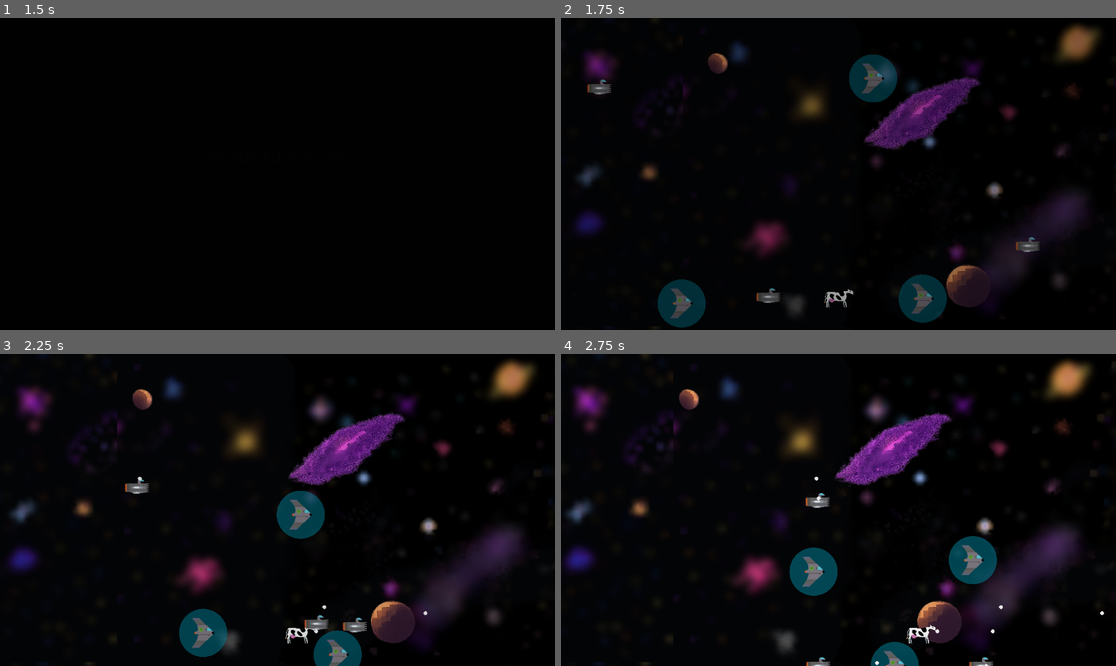
Above: before the commit, frames 1-4 (two rows, left to right).
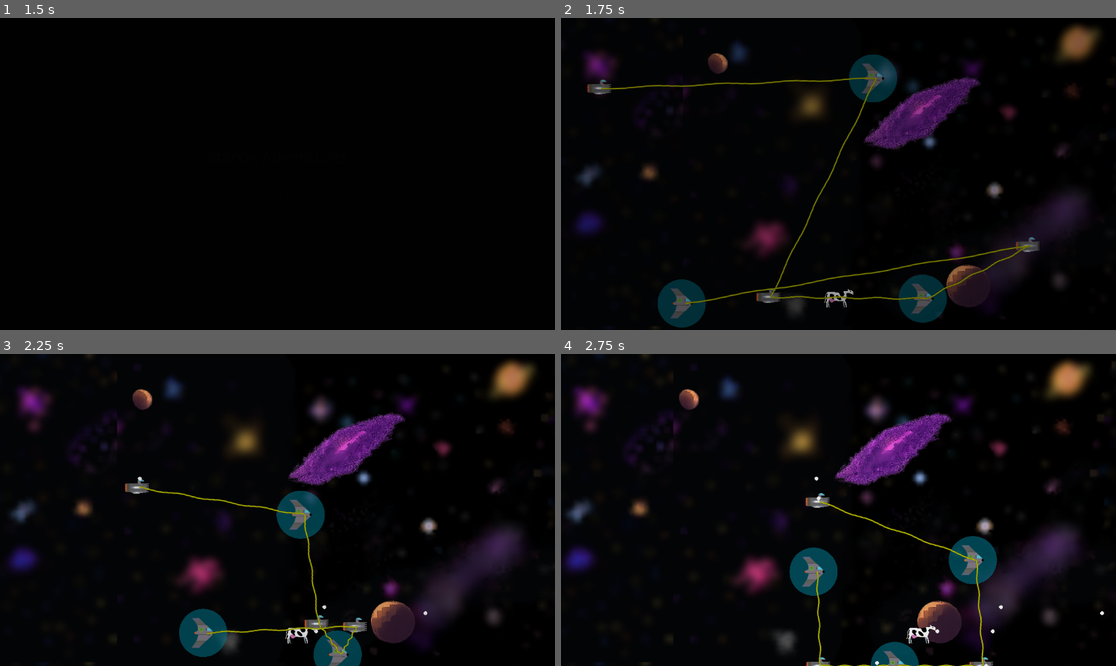
Above: after the commit, the same moments.

Repository: tfmertz/gamedevtv-jam-2026
Game: Godot game, scene res://scene/main.tscn
The game is run twice, just before and just after one commit, with the same random seed, the same clock (stepped at 60 frames per second) and the same inputs.
Inputs:
- Up to frame 1 (1.5 s): click "START" at 0.5 s; click "START" at 1.25 s
- Up to frame 2 (1.75 s): no input
- Up to frame 3 (2.25 s): tap Enter at 2 s; hold D (move_right) from 2.03 s (still down); tap F (cycle_formation) at 2.1 s
- Up to frame 4 (2.75 s): keep holding D (move_right)

Frame 1 is identical in both runs. In frame 2, 1.1% of the frame differs, in the area x 7-85%, y 18-92%; in frame 3, 0.5%; in frame 4, 0.5%.

Commit message:
adding connections between ships that destroy enemy bullets and damage enemy ships

Diff:
--- a/scene/bullet.gd
+++ b/scene/bullet.gd
@@ -10,8 +10,9 @@
 enum BulletType {PLAYER, ENEMY_1, ENEMY_2} #to be set on call by level
 var bullet_type: BulletType
 var bullet_direction = 1
-var enemy_z = 12
-var player_z = 11
+
+@export var ENEMY_Z  := 12
+@export var PLAYER_Z := 11
 
 # Called when the node enters the scene tree for the first time.
 func _ready() -> void:
@@ -37,7 +38,7 @@
 		$bullet_sprite.play("enemy_1")
 		$bullet_sprite.show()
 		bullet_direction = -1
-		z_index=enemy_z
+		z_index=ENEMY_Z
 
 	elif new_type == BulletType.ENEMY_2:
 		bullet_type = BulletType.ENEMY_2
@@ -45,7 +46,7 @@
 		$bullet_sprite.play("enemy_2")
 		$bullet_sprite.show()
 		bullet_direction = -1
-		z_index=enemy_z
+		z_index=ENEMY_Z
 
 	else:
 		bullet_type = BulletType.PLAYER
@@ -53,7 +54,7 @@
 		$bullet_sprite.play("player")
 		$bullet_sprite.show()
 		bullet_direction = 1
-		z_index=player_z
+		z_index=PLAYER_Z
 
 
 func _on_area_entered(area: Area2D) -> void:
@@ -66,10 +67,10 @@
 	# collider with eachother, or we might want that, IDK, leaving for now to ignore
 	if area.has_method("take_damage"):
 		# If I'm an enemy bullet and hitting player ship
-		if z_index == enemy_z and area.z_index == player_z:
+		if z_index == ENEMY_Z and area.z_index == PLAYER_Z:
 			area.take_damage(1)
 		# otherwise if I"m a player bullet and hit an enemy ship
-		elif z_index == player_z and area.z_index == enemy_z:
+		elif z_index == PLAYER_Z and area.z_index == ENEMY_Z:
 			area.take_damage(1)
 
 	# kill the bullet
--- a/scene/scrap.gd
+++ b/scene/scrap.gd
@@ -52,3 +52,5 @@
 	if area.has_method("hit_scrap"):
 		area.hit_scrap(self)
 		queue_free()
+
+#TODO add timeout
--- /dev/null
+++ b/scene/ship_connection_edge.tscn
@@ -0,0 +1,63 @@
+[gd_scene format=3 uid="uid://ehr58r86mctx"]
+
+[ext_resource type="Script" uid="uid://dksci00r88frq" path="res://src/ship_connection_edge.gd" id="1_0ptn0"]
+[ext_resource type="Texture2D" uid="uid://h3fmwk2rrr0q" path="res://assets/art/connections/ship_connection1.png" id="1_gc81o"]
+[ext_resource type="Texture2D" uid="uid://bhlwpgxgjy01" path="res://assets/art/connections/ship_connection2.png" id="2_0ptn0"]
+[ext_resource type="Texture2D" uid="uid://b4j6fosmq5bnh" path="res://assets/art/connections/ship_connection3.png" id="3_wur42"]
+[ext_resource type="Texture2D" uid="uid://bfwic332rotx8" path="res://assets/art/connections/ship_connection4.png" id="4_86hob"]
+[ext_resource type="Texture2D" uid="uid://blnyuccfsp2qb" path="res://assets/art/connections/ship_connection5.png" id="5_pen1x"]
+[ext_resource type="Texture2D" uid="uid://cntkxucdxi85u" path="res://assets/art/connections/ship_connection6.png" id="6_4pb2v"]
+[ext_resource type="Texture2D" uid="uid://8su1j7vfbvpm" path="res://assets/art/connections/ship_connection7.png" id="7_jxa00"]
+[ext_resource type="Texture2D" uid="uid://cpun0xkmc4pjm" path="res://assets/art/connections/ship_connection8.png" id="8_yar70"]
+
+[sub_resource type="RectangleShape2D" id="RectangleShape2D_gc81o"]
+size = Vector2(6, 64)
+
+[sub_resource type="SpriteFrames" id="SpriteFrames_duunn"]
+animations = [{
+"frames": [{
+"duration": 1.0,
+"texture": ExtResource("1_gc81o")
+}, {
+"duration": 1.0,
+"texture": ExtResource("2_0ptn0")
+}, {
+"duration": 1.0,
+"texture": ExtResource("3_wur42")
+}, {
+"duration": 1.0,
+"texture": ExtResource("4_86hob")
+}, {
+"duration": 1.0,
+"texture": ExtResource("5_pen1x")
+}, {
+"duration": 1.0,
+"texture": ExtResource("6_4pb2v")
+}, {
+"duration": 1.0,
+"texture": ExtResource("7_jxa00")
+}, {
+"duration": 1.0,
+"texture": ExtResource("8_yar70")
+}],
+"loop": true,
+"name": &"default",
+"speed": 20.0
+}]
+
+[node name="ShipConnectionEdge" type="Area2D" unique_id=1667807780]
+script = ExtResource("1_0ptn0")
+
+[node name="CollisionShape2D" type="CollisionShape2D" parent="." unique_id=1360403804]
+position = Vector2(32, -3.8146973e-06)
+rotation = 1.5721029
+shape = SubResource("RectangleShape2D_gc81o")
+debug_color = Color(0.93384314, 2.2140146e-05, 0.64506185, 0.41960785)
+
+[node name="AnimatedSprite2D" type="AnimatedSprite2D" parent="." unique_id=211407766]
+position = Vector2(-0.009437561, -0.004217148)
+rotation = 0.0013725162
+sprite_frames = SubResource("SpriteFrames_duunn")
+offset = Vector2(31.99578, 0.01533189)
+
+[connection signal="area_entered" from="." to="." method="_on_area_entered"]
--- a/src/player_group.gd
+++ b/src/player_group.gd
@@ -7,12 +7,14 @@
 
 var ship_scene : PackedScene = preload("res://scene/ship_node.tscn")
 var scrap_scene : PackedScene = preload("res://scene/scrap.tscn")
+var ship_conn_scene : PackedScene = preload("res://scene/ship_connection_edge.tscn")
 
 var velocity_dir = Vector2.ZERO
 var velocity = Vector2.ZERO
 
 var mothership: ShipNode
 var ships: Array[ShipNode] = []
+var connections = [] #: Array[ShipConnectionEdge] = []
 
 enum FormationType {V, CIRCLE, DIAMOND}
 var formation = FormationType.V
@@ -52,6 +54,13 @@
 	ship.start(spawn)
 	ships.append(ship)
 	call_deferred("add_child", ship)
+	if ships.size() > 1:
+		var connection = ship_conn_scene.instantiate()
+		connection.set_source_ship(ships[-2])
+		connection.set_dest_ship(ship)
+		connection.play_animation()
+		connections.append(connection)
+		call_deferred("add_child", connection)
 
 #TODO also ew
 func add_shieldship(spawn:Vector2 = Vector2(randi() % int(screen_size.size.x),randi() % int(screen_size.size.y))) -> void:
@@ -62,12 +71,20 @@
 	ship.start(spawn)
 	ships.append(ship)
 	call_deferred("add_child", ship)
+	if ships.size() > 1:
+		var connection = ship_conn_scene.instantiate()
+		connection.set_source_ship(ships[-2])
+		connection.set_dest_ship(ship)
+		connection.play_animation()
+		connections.append(connection)
+		call_deferred("add_child", connection)
 
 
 func add_scrap(scrap: Scrap):
+	print("yummy scrap")
 	if scrap.scrap_type == scrap.ScrapType.SHIELD:
 		add_shieldship(scrap.position)
-	if scrap.scrap_type == scrap.ScrapType.GUN:
+	elif scrap.scrap_type == scrap.ScrapType.GUN:
 		add_gunship(scrap.position)
 
 
@@ -81,11 +98,14 @@
 
 # Called every frame. 'delta' is the elapsed time since the previous frame.
 func _process(delta: float) -> void:
+	var check_last_connection = false
+	var close_loop            = false
 
 	velocity_dir = Input.get_vector("move_left", "move_right", "move_up", "move_down")
 
 	if Input.is_action_just_pressed("cycle_formation"):
 		formation = (formation + 1) % len(FormationType)
+		check_last_connection = true
 	elif Input.is_action_just_pressed("cycle_spacing"):
 		spacing = (spacing + .5)
 		if spacing > 1:
@@ -106,8 +126,10 @@
 			path_offset = 0.25
 	elif formation == FormationType.CIRCLE:
 		new_path = circle_path_follow_2d
+		close_loop = true
 	elif formation == FormationType.DIAMOND:
 		new_path = diamond_path_follow_2d
+		close_loop = true
 
 	var deleted_ship_idx: Array[int] = []
 	for i in range(ships.size()):
@@ -126,6 +148,37 @@
 		# set velo dir to mothership, we'll change if on_path = true in shipnode's physics process
 		ship.set_velocity_dir(velocity_dir)
 
+
+	if deleted_ship_idx.size() > 0:
+		for connection in connections:
+			connection.queue_free()
+		connections.clear()
+
 	# remove deleted ships from array
 	for i in deleted_ship_idx:
 		ships.remove_at(i)
+
+	if deleted_ship_idx.size() > 0:
+		var prev_ship = null
+		for ship in ships:
+			if prev_ship != null:
+				var connection = ship_conn_scene.instantiate()
+				connection.set_source_ship(prev_ship)
+				connection.set_dest_ship(ship)
+				connection.play_animation()
+				connections.append(connection)
+				call_deferred("add_child", connection)
+
+			prev_ship = ship
+	#TODO(isaac) getting the connections to close the loop will be mildly
+	#annoying to handle, punting for now
+	"""
+	elif check_last_connection:
+		if close_loop and ships.size() > 2:
+			var connection = ship_conn_scene.instantiate()
+			connection.set_source_ship(ships[-1])
+			connection.set_dest_ship(ships[0])
+			connection.play_animation()
+			connections.append(connection)
+			call_deferred("add_child", connection)
+	"""
--- /dev/null
+++ b/src/ship_connection_edge.gd
@@ -0,0 +1,50 @@
+class_name ShipConnectionEdge extends Area2D
+
+@onready var bullet_scene : PackedScene = preload("res://scene/bullet.tscn")
+
+var source_ship : ShipNode = null
+var dest_ship   : ShipNode = null
+@export var ENEMY_Z  := 12
+@export var PLAYER_Z := 11
+
+# Called when the node enters the scene tree for the first time.
+func _ready() -> void:
+	#TODO(isaac) idk why this isn't working so time to be lazy
+	#z_index = Bullet.PLAYER_Z
+	z_index = PLAYER_Z
+
+
+func set_source_ship(ship: ShipNode):
+	source_ship = ship
+
+
+func set_dest_ship(ship: ShipNode):
+	dest_ship = ship
+
+func play_animation() -> void:
+	$AnimatedSprite2D.play()
+
+
+# Called every frame. 'delta' is the elapsed time since the previous frame.
+func _process(delta: float) -> void:
+	if source_ship != null and dest_ship != null:
+		var angle = source_ship.position.angle_to_point(dest_ship.position)
+		position = source_ship.position
+		rotation = angle
+		scale.x = source_ship.position.distance_to(dest_ship.position) / 64.0
+
+func _physics_process(delta: float) -> void:
+	pass
+
+
+func _on_area_entered(area: Area2D) -> void:
+	# Don't do anything for matching areas
+	# Connection only interacts with enemy ships/bullets
+	if z_index == area.z_index:
+		return
+	# only hit things that can be damaged
+	# TODO(isaac) we very likely want to scope bullet layers so enemy and player bullets don't
+	# collider with eachother, or we might want that, IDK, leaving for now to ignore
+	# see: tom's comment in bullet.gd
+	if area.has_method("take_damage") and area.z_index == ENEMY_Z:
+		area.take_damage(1)
Binary file added: assets/art/connections/ship_connection1.png
Binary file added: assets/art/connections/ship_connection2.png
Binary file added: assets/art/connections/ship_connection3.png
Binary file added: assets/art/connections/ship_connection4.png
Binary file added: assets/art/connections/ship_connection5.png
Binary file added: assets/art/connections/ship_connection6.png
Binary file added: assets/art/connections/ship_connection7.png
Binary file added: assets/art/connections/ship_connection8.png
Not shown, added: src/ship_connection_edge.gd.uid
